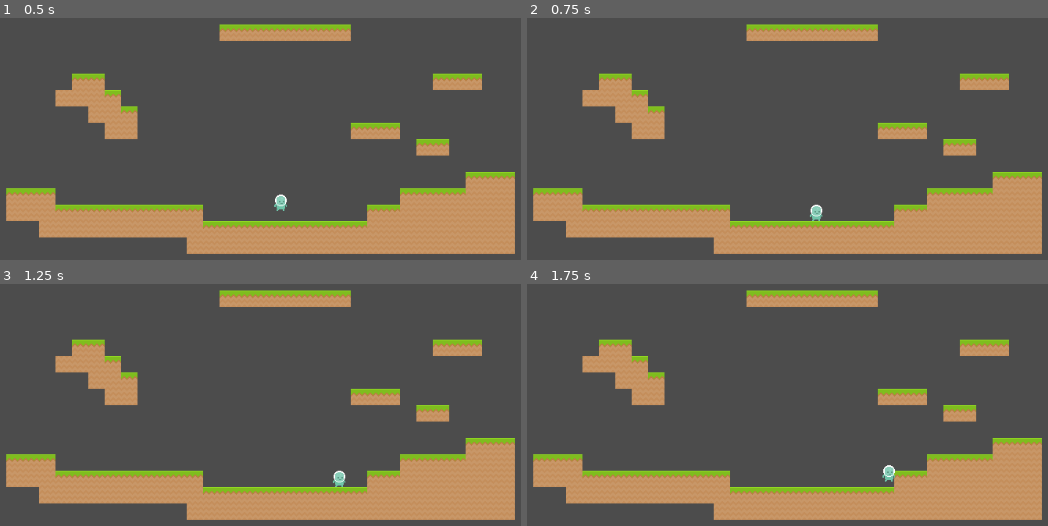
Above: before the commit, frames 1-4 (two rows, left to right).
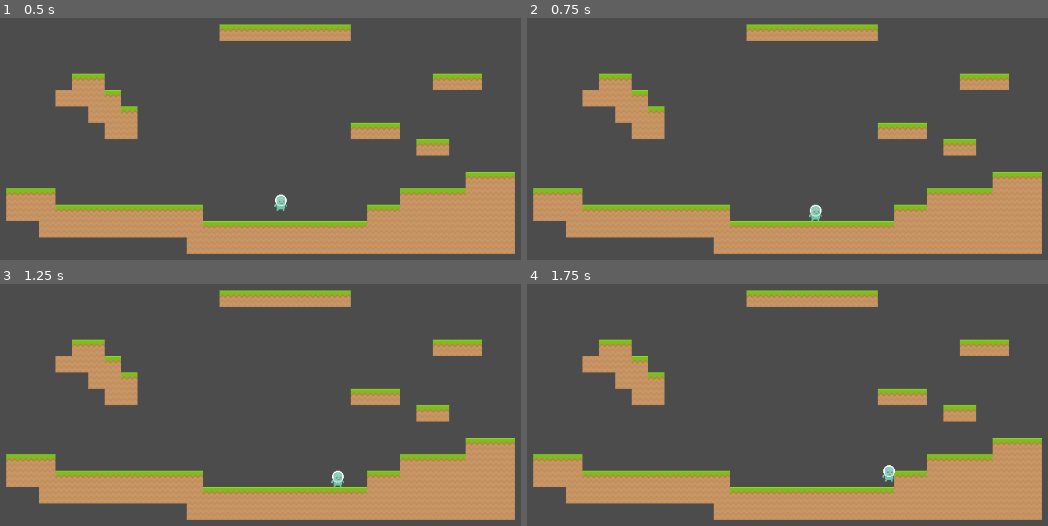
Above: after the commit, the same moments.

Repository: ItsSeaJay/montblanc-platinum
Game: Godot game, scene res://Main.tscn
Same seed, same stepped clock (60 frames per second), same inputs: the game is played once before the commit and once after it.
Inputs:
- Up to frame 1 (0.5 s): no input
- Up to frame 2 (0.75 s): hold Right (ui_right) from 0.53 s (still down)
- Up to frame 3 (1.25 s): keep holding Right (ui_right); tap Space (ui_select) at 0.77 s
- Up to frame 4 (1.75 s): keep holding Right (ui_right); tap Space (ui_select) at 1.52 s

Frame 1 is identical in both runs. In frame 2, less than 0.1% of the frame differs, in the area x 54-57%, y 77-84%; in frame 3, 0.1%, in the area x 63-67%, y 76-84%; in frame 4, nothing differs.

Commit message:
Implement basic state machine in Player.gd

Diff:
--- a/player/Player.gd
+++ b/player/Player.gd
@@ -1,4 +1,12 @@
 extends KinematicBody2D
+
+enum State {
+	STATE_IDLE,
+	STATE_RUN,
+	STATE_JUMP,
+	STATE_JUMP_CANCEL,
+	STATE_FALL,
+}
 
 export (int) var jump_height_min = 32
 export (int) var jump_height_max = 128
@@ -20,8 +28,7 @@
 var velocity = Vector2()
 var jumping = false
 
-func _ready():
-	print(get_gravity(32, run_speed, jump_ascend_distance))
+var state = State.STATE_IDLE
 
 func _physics_process(delta):
 	var right = Input.is_action_pressed('ui_right')
@@ -29,16 +36,42 @@
 	var jump = Input.is_action_just_pressed('ui_select')
 	var jump_cancel = Input.is_action_just_released('ui_select')
 
-	if jump and is_on_floor():
-		velocity.y = jump_speed
-		gravity = jump_gravity_max
+	print(str(state))
 
-	if right:
-		velocity.x = Global.approach(velocity.x, run_speed, acceleration * delta)
-	elif left:
-		velocity.x = Global.approach(velocity.x, -run_speed, acceleration * delta)
-	else:
-		velocity.x = Global.approach(velocity.x, 0, friction * delta)
+	match(state):
+		State.STATE_IDLE:
+			if right or left:
+				state = State.STATE_RUN
+
+			if jump and is_on_floor():
+				velocity.y = jump_speed
+				gravity = jump_gravity_max
+				state = State.STATE_JUMP
+		State.STATE_RUN:
+			if right:
+				velocity.x = Global.approach(velocity.x, run_speed, acceleration * delta)
+			elif left:
+				velocity.x = Global.approach(velocity.x, -run_speed, acceleration * delta)
+			else:
+				velocity.x = Global.approach(velocity.x, 0, friction * delta)
+
+				if velocity.x == 0:
+					state = State.STATE_IDLE
+
+			if jump and is_on_floor():
+				velocity.y = jump_speed
+				gravity = jump_gravity_max
+				state = State.STATE_JUMP
+		State.STATE_JUMP:
+			if right:
+				velocity.x = Global.approach(velocity.x, run_speed, acceleration * delta)
+			elif left:
+				velocity.x = Global.approach(velocity.x, -run_speed, acceleration * delta)
+			else:
+				velocity.x = Global.approach(velocity.x, 0, friction * delta)
+
+			if is_on_floor():
+				state = State.STATE_RUN
 
 	if not is_on_floor():
 		if velocity.y > 0:
